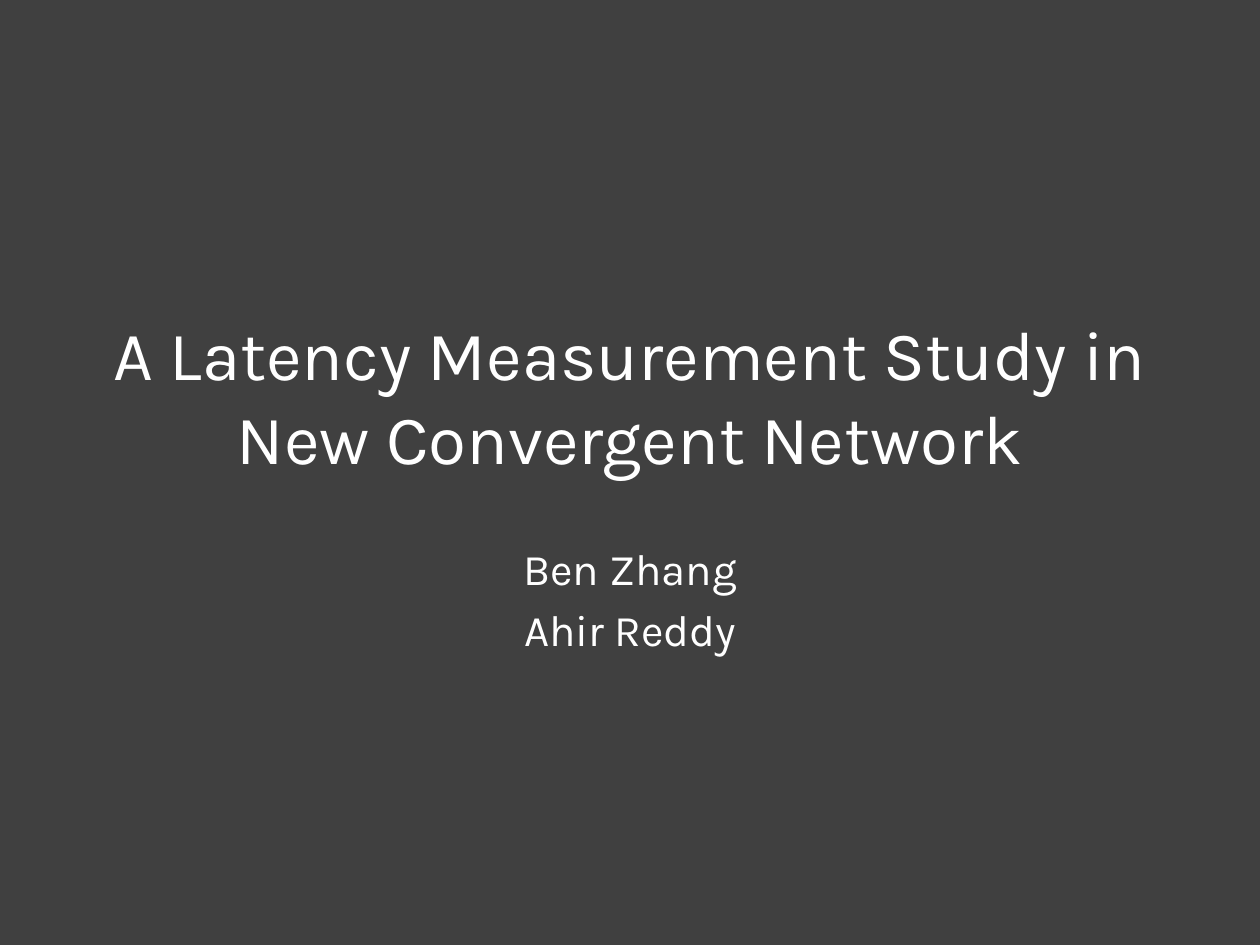
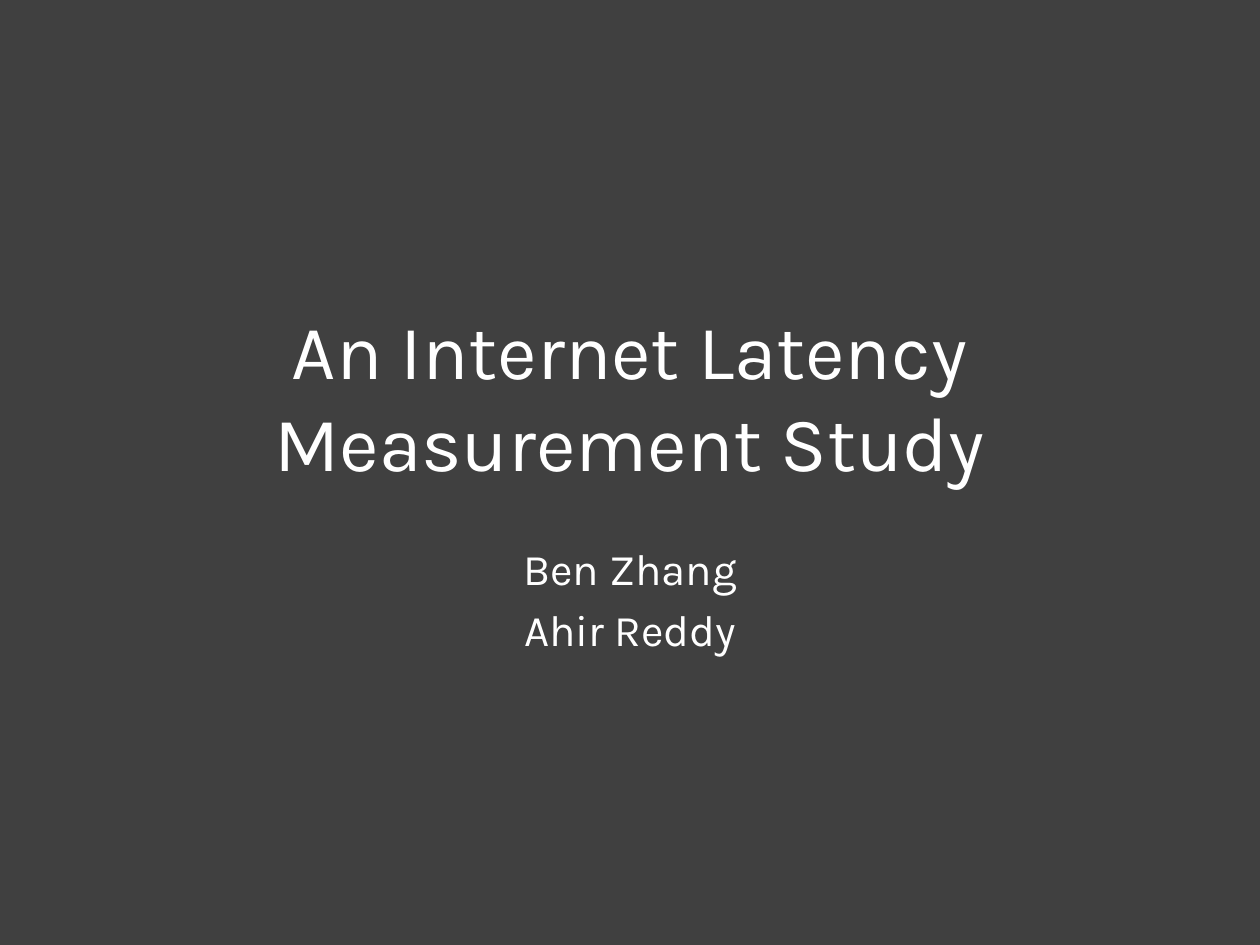
Before and after one commit to nebgnahz/CS268NetworkMeasurement, a slide deck: slide 1 of doc/MidTerm/MidTerm.pptx. Drawn at 1260x945 pixels with LibreOffice and Linux fonts; fonts in the diff are those of the drawing. Boxes give left, top, right and bottom in pixels: in the first picture for what was removed or moved away, otherwise in the second. Text is boxed around its words. In the diff, an @@ line names an element or a change of style, - is before the commit and + after.

```diff
--- a/doc/MidTerm/MidTerm.pptx
+++ b/doc/MidTerm/MidTerm.pptx
@@ title at (274,330,984,489): text changed; size 39.6 to 44 pt @@
-A Latency Measurement Study in New Convergent Network
+An Internet Latency Measurement Study
```
Also in this commit, not shown: 3 other slides changed, 3 slides added, 1 slide removed.
